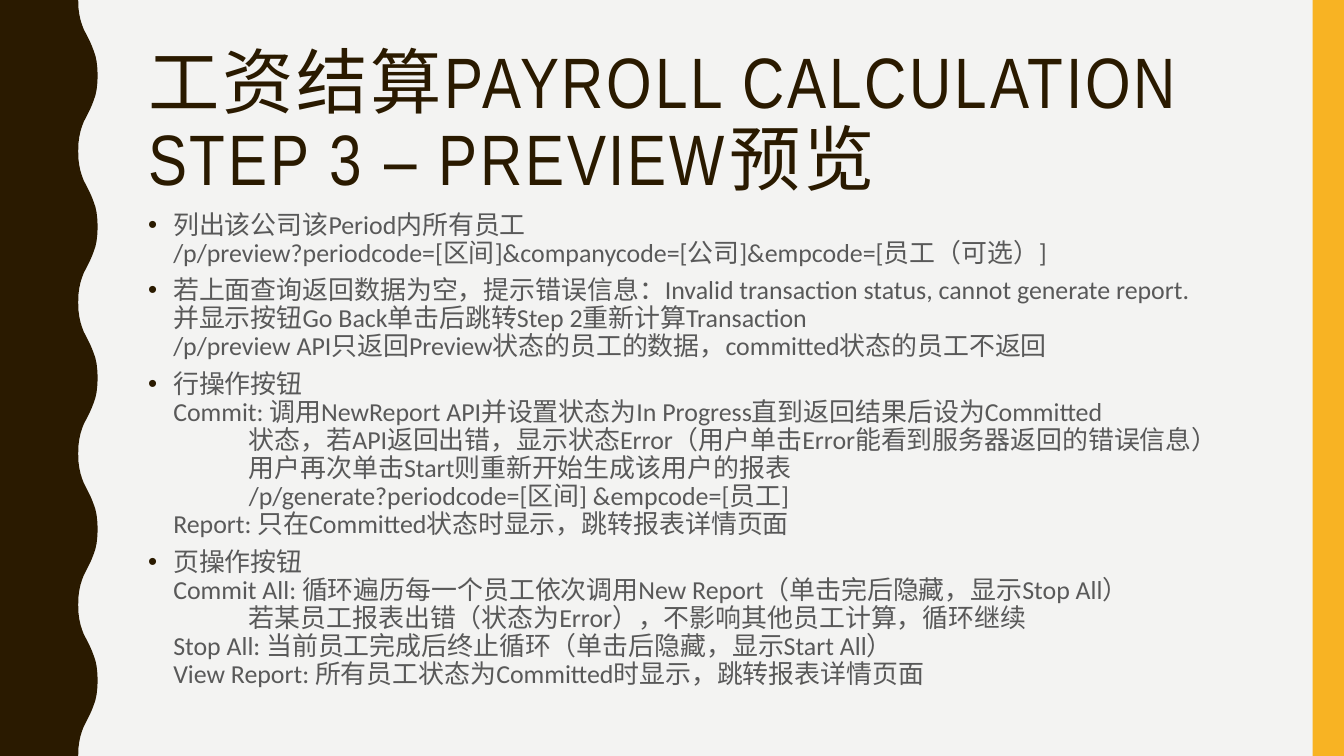
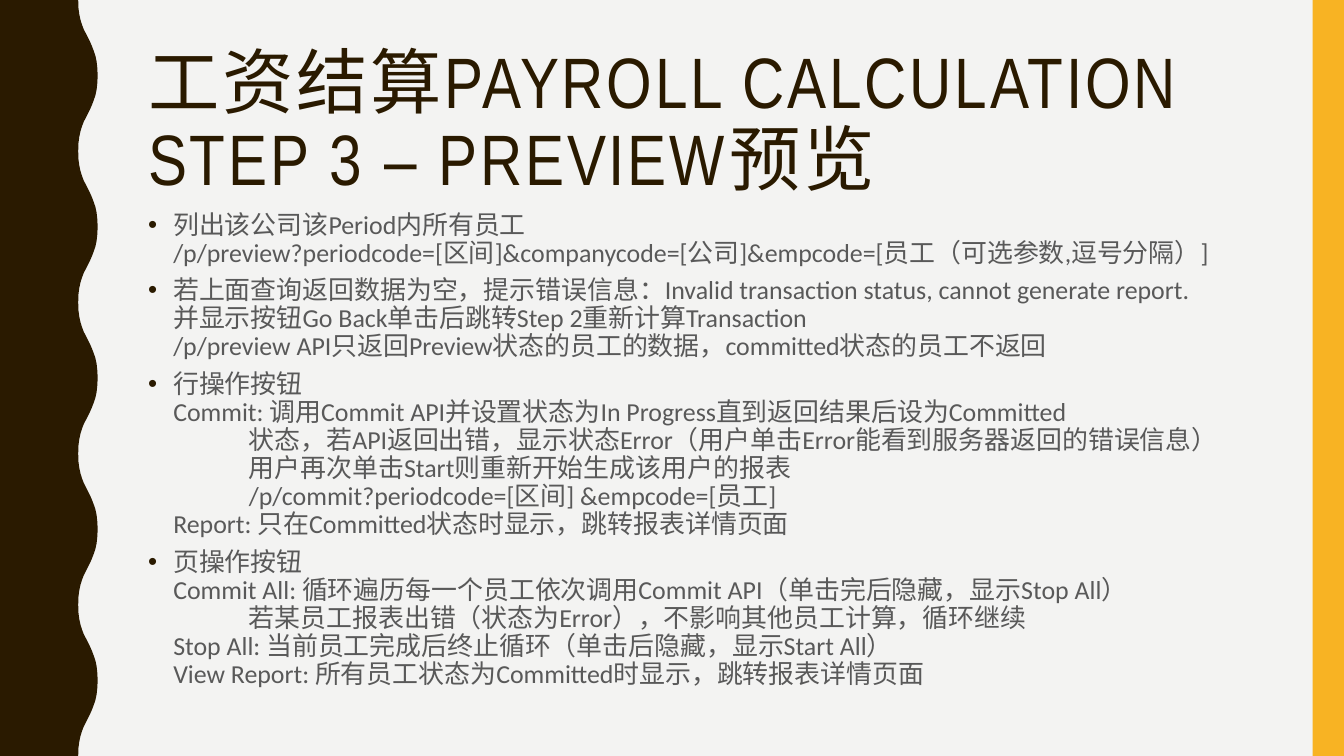
Before and after one commit to payrolls/payrolls.github.io, a slide deck: slide 12 of doc/Payroll Web UI.pptx. Drawn at 1344x756 pixels with LibreOffice and Linux fonts; fonts in the diff are those of the drawing. Boxes give left, top, right and bottom in pixels: in the first picture for what was removed or moved away, otherwise in the second. Text is boxed around its words. In the diff, an @@ line names an element or a change of style, - is before the commit and + after.

Commit message:
Step 3 API updated Step 4 API added

```diff
--- a/doc/Payroll Web UI.pptx
+++ b/doc/Payroll Web UI.pptx
@@ text at box(173, 212, 1208, 266): text changed @@
-• 列出该公司该Period内所有员工
-  /p/preview?periodcode=[区间]&companycode=[公司]&empcode=[员工（可选）]
+• 列出该公司该Period内所有员工
+  /p/preview?periodcode=[区间]&companycode=[公司]&empcode=[员工（可选参数,逗号分隔）]
@@ text at box(173, 371, 1218, 687): text changed @@
-• 行操作按钮
-  Commit: 调用NewReport API并设置状态为In Progress直到返回结果后设为Committed
-  状态，若API返回出错，显示状态Error（用户单击Error能看到服务器返回的错误信息）
-  用户再次单击Start则重新开始生成该用户的报表
-  /p/generate?periodcode=[区间] &empcode=[员工]
-  Report: 只在Committed状态时显示，跳转报表详情页面
-• 页操作按钮
-  Commit All: 循环遍历每一个员工依次调用New Report（单击完后隐藏，显示Stop All）
-  若某员工报表出错（状态为Error），不影响其他员工计算，循环继续
-  Stop All: 当前员工完成后终止循环（单击后隐藏，显示Start All）
-  View Report: 所有员工状态为Committed时显示，跳转报表详情页面
+• 行操作按钮
+  Commit: 调用Commit API并设置状态为In Progress直到返回结果后设为Committed
+  状态，若API返回出错，显示状态Error（用户单击Error能看到服务器返回的错误信息）
+  用户再次单击Start则重新开始生成该用户的报表
+  /p/commit?periodcode=[区间] &empcode=[员工]
+  Report: 只在Committed状态时显示，跳转报表详情页面
+• 页操作按钮
+  Commit All: 循环遍历每一个员工依次调用Commit API（单击完后隐藏，显示Stop All）
+  若某员工报表出错（状态为Error），不影响其他员工计算，循环继续
+  Stop All: 当前员工完成后终止循环（单击后隐藏，显示Start All）
+  View Report: 所有员工状态为Committed时显示，跳转报表详情页面
```
Also in this commit, not shown: 1 other slide changed, 2 slides added, 1 other file.
